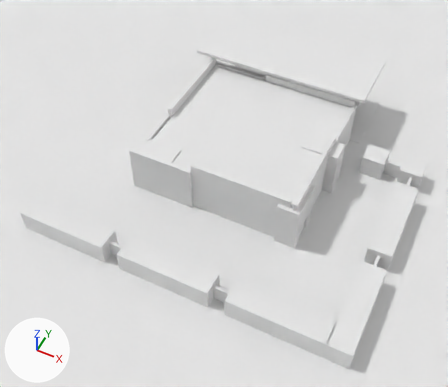
Before and after pictures for a commit that changed the Blender file scenes/youthhouse/youthhouse.blend.
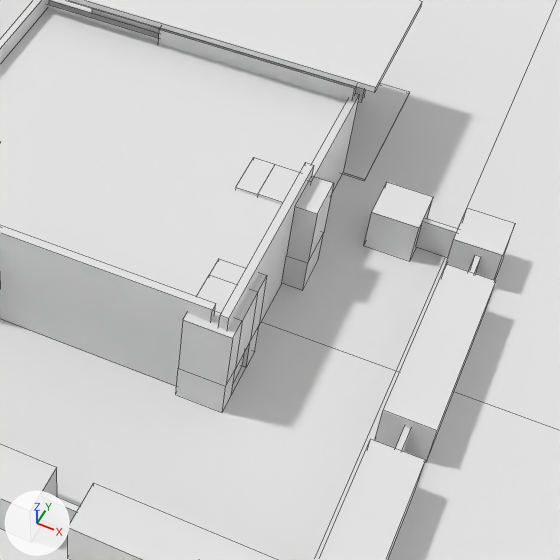
There are two pictures of each version: one whole from a 50 mm lens placed at (38.3, -88.7, 87.4), pointed at (3.5, -19.0, 0.2), one close up on the part from 43% to 100% of the width and 16% to 82% of the height. Lighting does not change. The marker at lower left points along +X, +Y and +Z. The close-ups show mesh edges as thin lines.

Before the edit, the objects in view are built like this:
```python
me_ascascv_001 = bpy.data.meshes.new('ascascv.001')
me_ascascv_001.from_pydata(...)  # a box spanning x -1.0..1.0, y -1.0..1.0, z -1.0..1.0
me_ascascv_001.materials.append(mat_cafe_wall)  # its picture is missing
me_cube_007 = bpy.data.meshes.new('Cube.007')
me_cube_007.from_pydata(...)  # a box spanning x -0.305..0.305, y -0.305..0.305, z -0.305..0.305
me_cube_007.materials.append(mat_stones)  # its picture is missing
me_cube_023 = bpy.data.meshes.new('Cube.023')
me_cube_023.from_pydata(...)  # a box spanning x -0.305..0.305, y -0.305..0.305, z -0.305..0.305
me_cube_023.materials.append(mat_stones)  # its picture is missing
ob_wall_002 = bpy.data.objects.new('wall.002', me_cube_007)
ob_wall_002.location = (33.94, -13.79, 1.95)
ob_wall_002.rotation_euler = (0.0, 0.0, 1.571)  # degrees (0, 0, 90)
ob_wall_002.scale = (27.8, 6.88, 6.88)
ob_wall_003 = bpy.data.objects.new('wall.003', me_cube_023)
ob_wall_003.location = (33.94, -33.66, 1.95)
ob_wall_003.rotation_euler = (0.0, 0.0, 1.571)  # degrees (0, 0, 90)
ob_wall_003.scale = (27.8, 6.88, 6.88)
ob_wall_007 = bpy.data.objects.new('wall.007', me_ascascv_001)
ob_wall_007.location = (19.37, -0.25, 4.57)
ob_wall_007.rotation_euler = (0.0, 0.0, -1.571)  # degrees (0, 0, -90)
ob_wall_007.scale = (6.22, 0.357, 4.64)
# also in view: 'floor.003' at (7.0, 12.6, 0.0); 'wall.008' at (17.9, -7.7, 4.5); 'wall.009' at (19.2, -15.1, 5.2); 'Door.Down' at (30.1, -0.1, 1.5); 'wall.005' at (3.6, -40.0, 1.9)
```
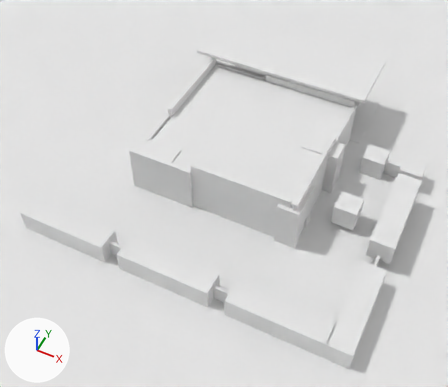
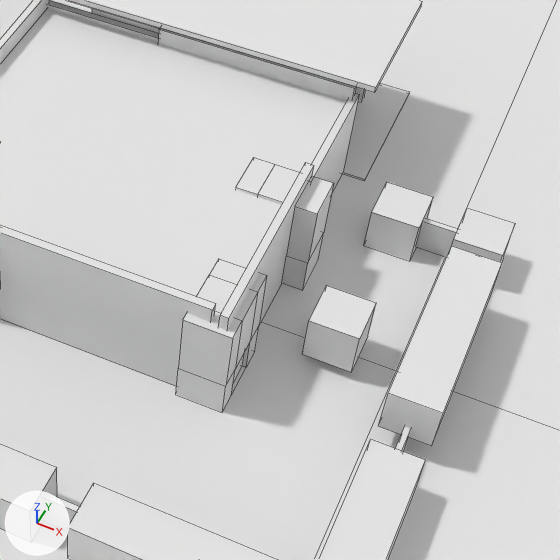
What differs and where, as boxes (x1, y1, x2, y2) in the close-ups (560 x 560 px):
```json
{"object": "wall.002", "change": "moved", "before": [375, 264, 496, 462], "after": [379, 246, 502, 446]}
{"object": "MyCube", "change": "added", "after": [302, 285, 376, 372]}
```

Edits to the scene script, one JSON object a line:
```json
{"op": "add", "block": "me_wall_002", "code": ["me_wall_002 = bpy.data.meshes.new('Wall.002')", "me_wall_002.from_pydata(...)  # a box spanning x -0.305..0.305, y -0.305..0.305, z -0.305..0.305", "me_wall_002.materials.append(mat_stones)  # its picture is missing"]}
{"op": "set", "path": "ob_wall_002.location", "old": "(33.94, -13.79, 1.95)", "new": "(33.94, -13.79, 4.11)"}
{"op": "add", "block": "ob_mycube", "code": ["ob_mycube = bpy.data.objects.new('MyCube', me_wall_002)", "ob_mycube.location = (26.04, -15.1, 3.0)", "ob_mycube.scale = (6.88, 6.88, 6.88)"]}
```
